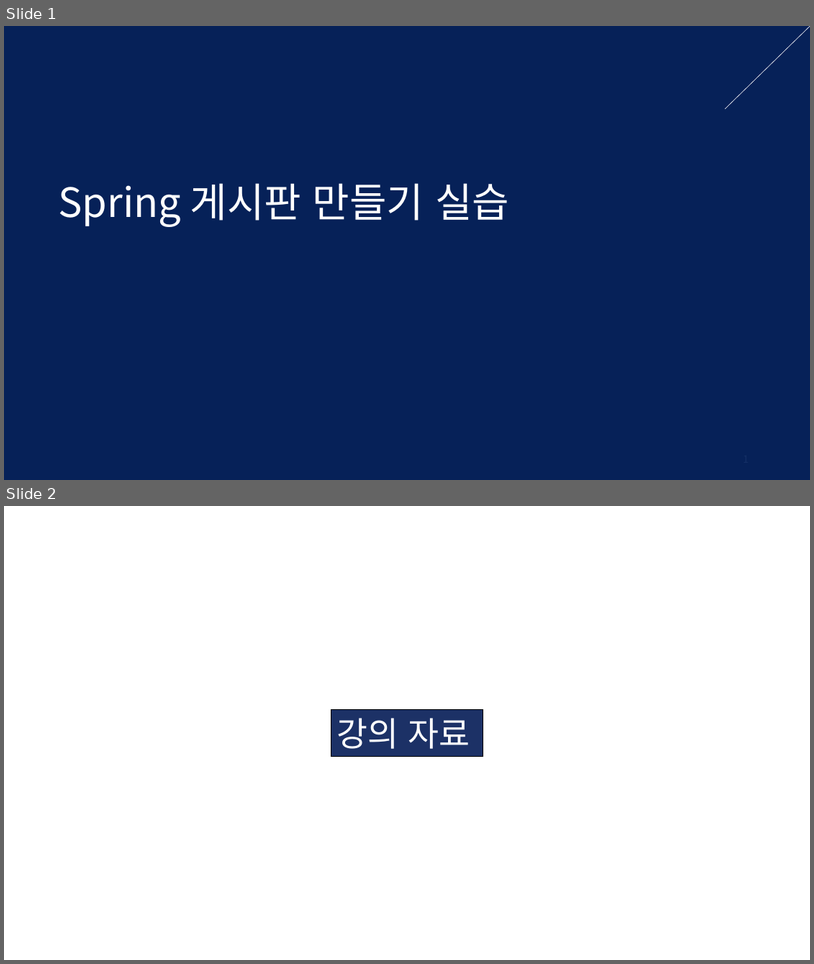
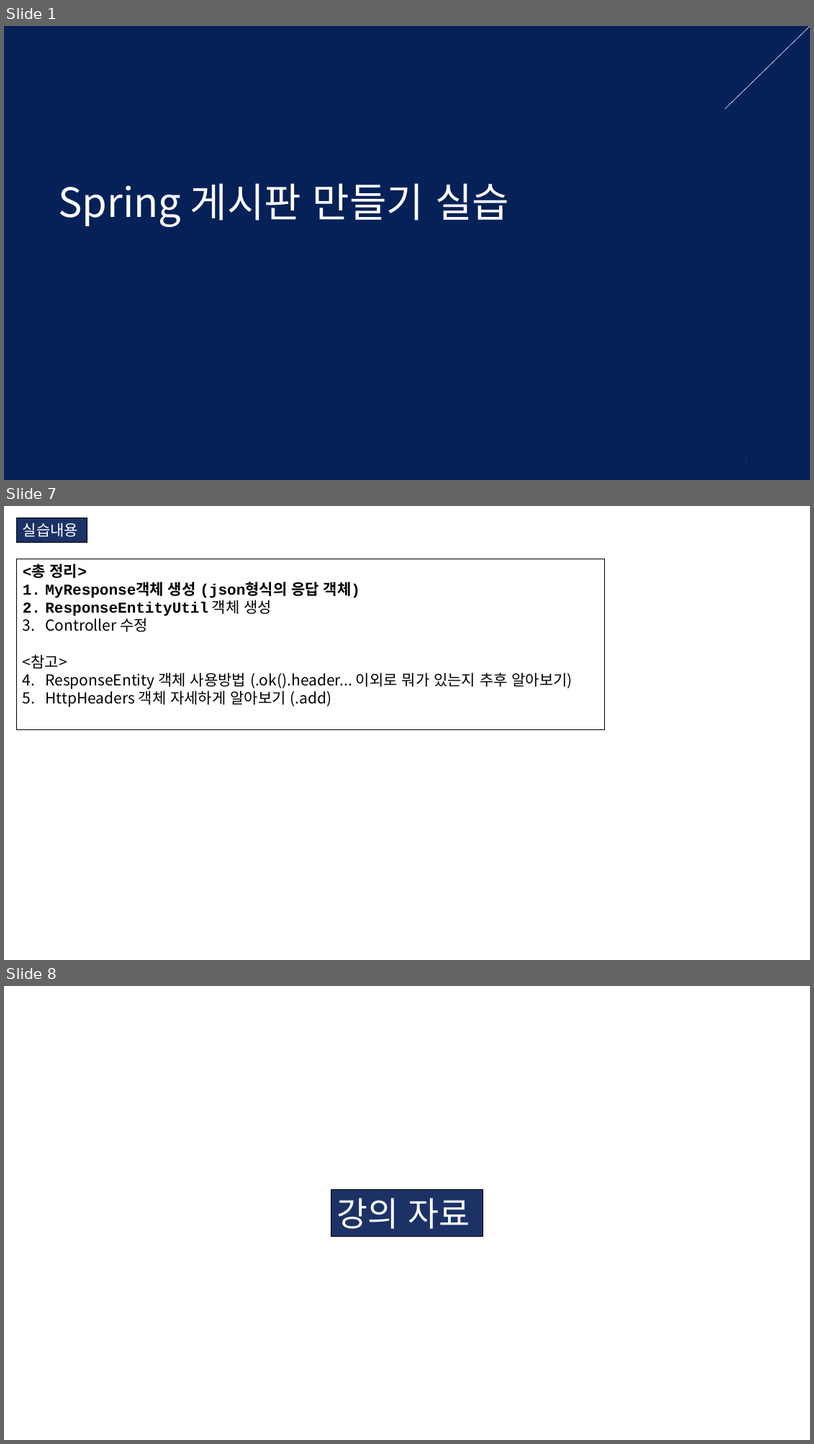
Before and after one commit to KIM-BEOMSOO/study, a slide deck: 00.공부 정리(최종)/10.ResponseEntity/01.ResponseEntity.pptx. Shown one above the other, each under a label of ours: slides 1 and 2 before the commit, slides 1, 7 and 8 after it; the slides between them are not shown. The pictures are 814x964 and 814x1444 pixels, drawn with LibreOffice and Linux fonts; fonts in the diff are those of the drawing; background and template pictures are left out; a plain dark background stands for a picture behind light text. Boxes give left, top, right and bottom in pixels: in the first picture for what was removed or moved away, otherwise in the second. Text is boxed around its words. In the diff, an @@ line names an element or a change of style, - is before the commit and + after.

Commit message:
ResponseEntity 사용가이드

```diff
--- a/00.공부 정리(최종)/10.ResponseEntity/01.ResponseEntity.pptx
+++ b/00.공부 정리(최종)/10.ResponseEntity/01.ResponseEntity.pptx
@@ slide 7 added at box(4, 506, 810, 960), background #FFFFFF @@
@@ rectangle added at box(17, 518, 88, 542), fill #1C3166, outline #000000 0.75 pt, 18 pt, text #FFFFFF @@
+실습내용
@@ rectangle added at box(17, 559, 605, 730), outline #000000 0.75 pt, 18 pt, text #000000 @@
+<총 정리>
+1. MyResponse객체 생성 (json형식의 응답 객체)
+2. ResponseEntityUtil 객체 생성
+3. Controller 수정
+<참고>
+1. ResponseEntity 객체 사용방법 (.ok().header... 이외로 뭐가 있는지 추후 알아보기)
+2. HttpHeaders 객체 자세하게 알아보기 (.add)
@@ what was slide 2 is now slide 8 @@
```
Also in this commit, not shown: 5 other slides added, 4 other files.
